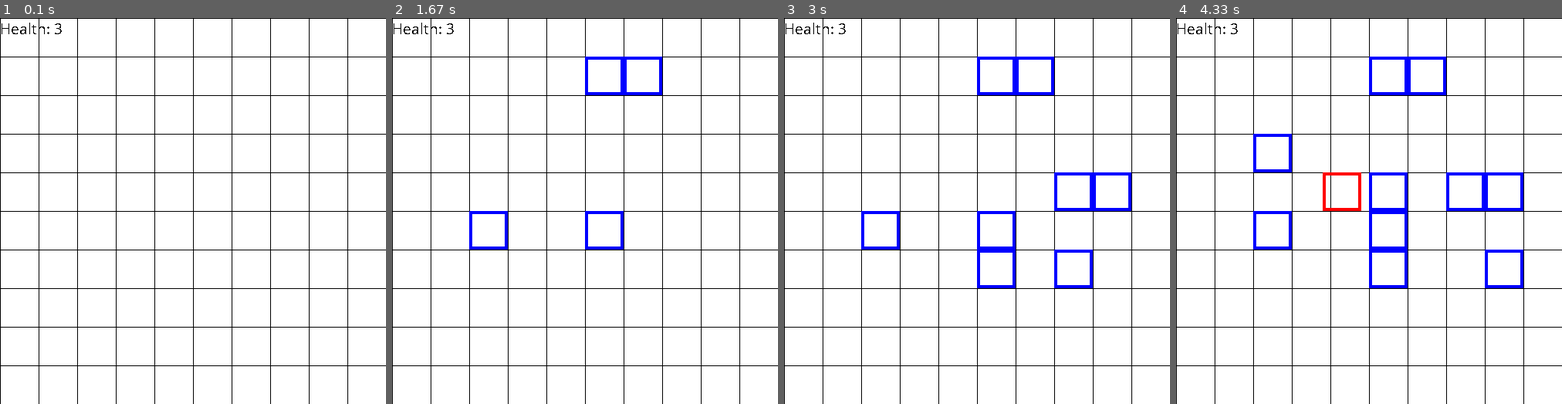
Above: before the commit, frames 1-4 (left to right).
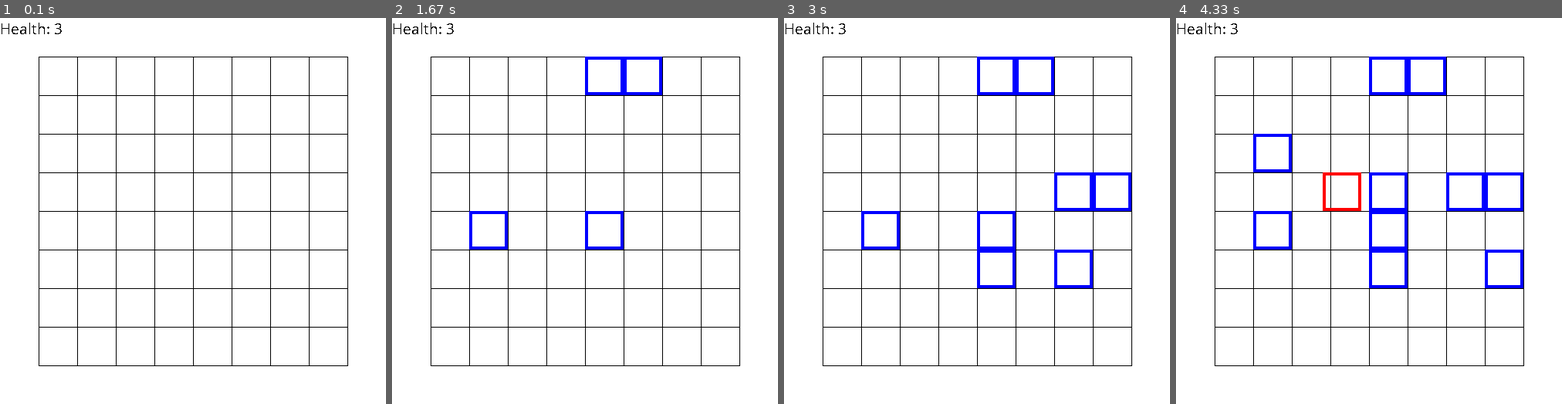
Above: after the commit, the same moments.

Repository: randompast/Tower-Defense-pygame
Game: pygame game, started from main.py
The game is run twice, just before and just after one commit, with the same random seed, the same clock (stepped at 60 frames per second) and the same inputs.
Inputs (mouse positions are in pixels of both pictures, inside the frame that each line leads up to):
- Up to frame 1 (0.1 s): no input
- Up to frame 2 (1.67 s): click (585, 211) at 0.38 s; click (492, 214) at 0.72 s; click (642, 75) at 1.05 s; click (592, 79) at 1.38 s
- Up to frame 3 (3 s): click (980, 253) at 1.72 s; click (1077, 272) at 2.05 s; click (1077, 176) at 2.38 s; click (1115, 180) at 2.72 s
- Up to frame 4 (4.33 s): click (1504, 288) at 3.05 s; click (1384, 195) at 3.38 s; click (1284, 141) at 3.72 s; click (1473, 253) at 4.05 s

The runs differ from the first frame. In frame 1, 1.1% of the frame differs, in the area x 0-100%, y 0-100%; in frame 2, 1.1%; in frame 3, 1.1%; in frame 4, 1.1%.

Commit message:
made grid 8x8 (removed border)

Diff:
--- a/grid.py
+++ b/grid.py
@@ -4,11 +4,11 @@
 def drawgrid(pyg):
     sw,sh = pyg['SCREENSIZE']
     gw,gh = pyg['SIZE']
-    for x in range(sw//gw):
-        spos = [x*gw, 0]
-        epos = [x*gw, sh]
+    for x in range(1, sw//gw):
+        spos = [x*gw, 0+gh]
+        epos = [x*gw, sh-gh]
         pygame.draw.line(pyg['DISPLAYSURF'], pyg['BLACK'], spos, epos)
-    for y in range(sh//gh):
-        spos = [0 , y*gh]
-        epos = [sw, y*gh]
+    for y in range(1, sh//gh):
+        spos = [ 0+gw, y*gh]
+        epos = [sw-gw, y*gh]
         pygame.draw.line(pyg['DISPLAYSURF'], pyg['BLACK'], spos, epos)
